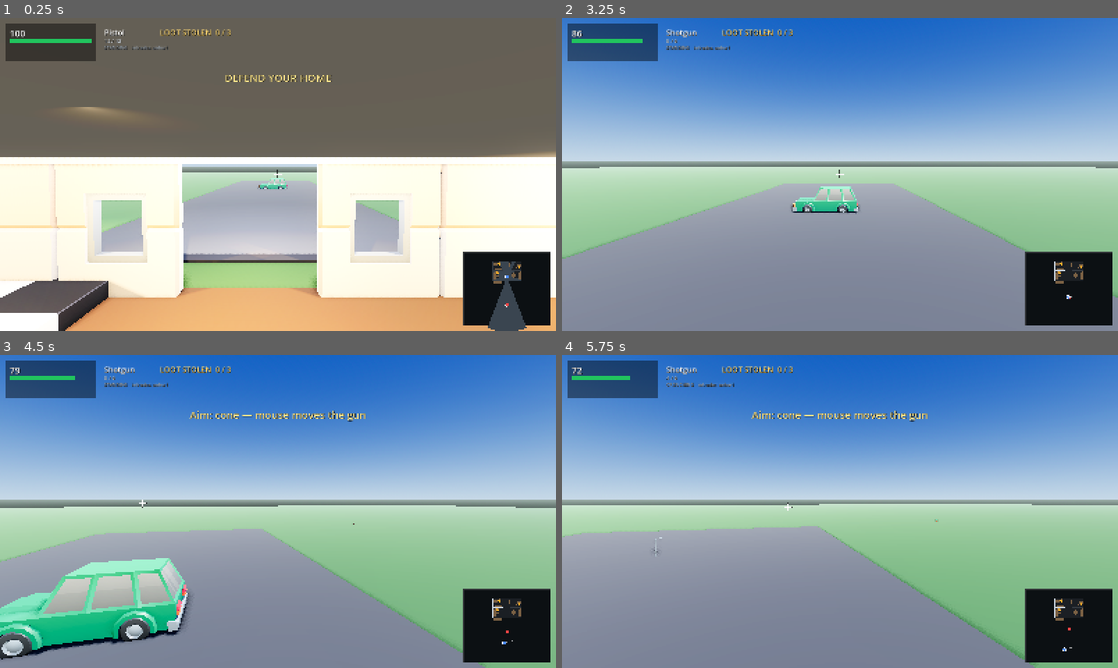
Above: before the commit, frames 1-4 (two rows, left to right).
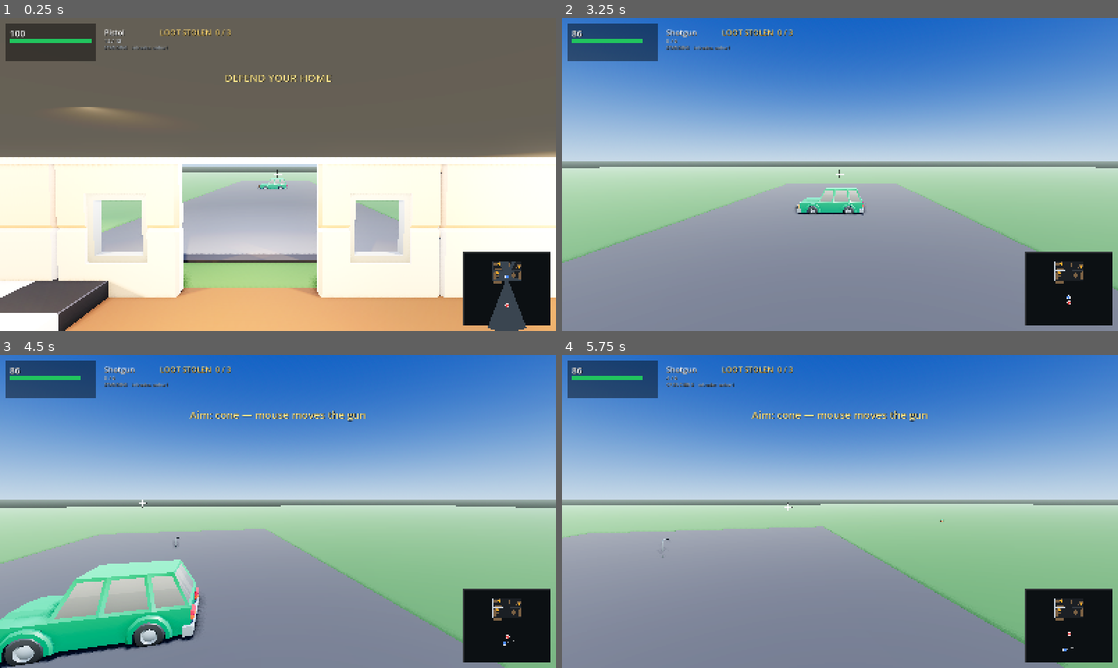
Above: after the commit, the same moments.

Repository: richardbrandel/home-invasion-godot
Game: Godot game, scene res://scenes/main.tscn
Same seed, same stepped clock (60 frames per second), same inputs: the game is played once before the commit and once after it.
Inputs (mouse positions are in pixels of both pictures, inside the frame that each line leads up to):
- Up to frame 1 (0.25 s): no input
- Up to frame 2 (3.25 s): tap Enter at 0.5, 0.6 s; move the mouse to (867, 174) at 0.52 s; hold W from 0.53 s (still down); click (867, 174) at 0.67 s; move the mouse to (812, 174) at 1.27 s; tap 1 at 1.35 s; move the mouse to (851, 168) at 2.02 s; tap 2 at 2.1 s; move the mouse to (834, 180) at 2.77 s; tap R at 2.85 s; click (834, 180) at 2.92 s
- Up to frame 3 (4.5 s): keep holding W; move the mouse to (316, 514) at 3.52 s; tap T at 3.6 s; move the mouse to (233, 508) at 4.27 s; tap C at 4.35 s
- Up to frame 4 (5.75 s): keep holding W; move the mouse to (845, 511) at 5.02 s; hold Ctrl from 5.03 s (still down); click (845, 511) at 5.17 s

The runs differ from the first frame. In frame 1, less than 0.1% of the frame differs, in the area x 91-92%, y 91-93%; in frame 2, 1.3%; in frame 3, 7.0%, in the area x 0-93%, y 4-100%; in frame 4, 1.6%.

Commit message:
Give the intruder a field of view, a turn rate, and a load to carry
ROADMAP behaviour batch. Four small sim changes, and the regression the fourth one caused.

- Sim.thief_sees(): a THIEF_FOV_DEG (200 degrees) bearing test on top of line of sight.
  He used to spot a player standing at his back and shoot him. Deliberately a SEPARATE
  function from can_see(), because the minimap uses can_see() to decide whether the
  homeowner can see him — a field of view there would blind the player to a man standing
  behind his own back.
- A finite THIEF_TURN_RATE (4.5 rad/s) with a speed penalty while still swinging into a
  new heading. Snapping the facing in one frame was the clearest robotic tell left.
- CARRY_SPEED: his pace now scales with what he is carrying (TV 0.70, safe 0.50, laptop
  0.92). The speed_scale hook has existed unused since the beginning, so a home safe and
  a laptop travelled at exactly the same 1.3 m/s.
- The `think` field is finally read. It has been sitting in create_thief() unused from the
  start; it now holds him at the threshold for two seconds before he commits.

THE REGRESSION, and the invariant it exposed: slowing him broke the stuck detector.
Its threshold was a fixed fraction of THIEF_SPEED, so the carry and turn penalties put
his per-frame travel below it and it fired on every frame of the delivery leg — he
CLEARED ALL THREE ITEMS AND DELIVERED NONE, 137 re-routes, and the doorway scenario
stalled outright. The start-up dwell did the same by holding him still. The test now
compares against the step he was actually trying to take (thief["step"]) and only when
that is non-zero. Any future speed modifier — wounds, fear, a heavier load — has to keep
this in mind, so it is written into the invariants.

tools/mixamo-fetch.py gains a `clip` subcommand: fetch ONE animation skin-free instead of
re-downloading the 48-108 MB character mesh that the bulk `fetch` pulls for the first clip
of every run.

41 sim tests, 38 actor tests, heist probe 7/7, wallshot probe 0 violations.

Diff:
--- a/scripts/game.gd
+++ b/scripts/game.gd
@@ -805,7 +805,7 @@
 	thief_hitbox.position = Vector3(tp.x, 0, tp.y)
 
 	var sees: bool = thief["alive"] and playing \
-		and Sim.can_see(tp, player["pos"], Sim.THIEF_SIGHT)
+		and Sim.thief_sees(tp, float(thief["yaw"]), player["pos"])
 
 	# His pistol is out only while his hands are free — which is precisely when the
 	# sim lets him fire. Prop and rule agree, so a holstered gun never shoots and a
--- a/scripts/sim.gd
+++ b/scripts/sim.gd
@@ -119,6 +119,16 @@
 const THIEF_HEALTH := 100
 const THIEF_DAMAGE := 7
 const THIEF_SIGHT := 26.0
+## Roughly 200 degrees of awareness, and no reliable sense of what is directly behind
+## him. Without this he spotted a player standing at his back and shot him instantly.
+const THIEF_FOV_DEG := 200.0
+## Radians per second he can turn. A person takes roughly 0.4-0.7 s to come about, and
+## snapping the facing in a single frame was the clearest "this is a prop" tell left in
+## the model.
+const THIEF_TURN_RATE := 4.5
+## How much of his pace he keeps while carrying each item. A home safe is a two-person
+## job in reality and a laptop is one hand; both used to travel at exactly 1.3 m/s.
+const CARRY_SPEED := {"TV": 0.70, "Safe": 0.50, "Laptop": 0.92}
 const THIEF_FIRE_HUNTING := 1.35
 const THIEF_MAG := 8
 const THIEF_RELOAD := 1.5
@@ -253,6 +263,19 @@
 	if a.distance_to(b) > max_range:
 		return false
 	return not los_blocked(a, b)
+
+
+## What the intruder can actually perceive.
+##
+## Deliberately NOT folded into can_see(): the minimap uses can_see() to decide whether
+## the HOMEOWNER can see him, and a field of view there would blind the player to a man
+## standing behind his own back. Human awareness is roughly 200 degrees with no reliable
+## rear detection, so this is the intruder's test only.
+static func thief_sees(tp: Vector2, t_yaw: float, ppos: Vector2) -> bool:
+	if not can_see(tp, ppos, THIEF_SIGHT):
+		return false
+	var bearing := (ppos - tp).angle()
+	return absf(wrapf(bearing - t_yaw, -PI, PI)) <= deg_to_rad(THIEF_FOV_DEG * 0.5)
 
 ## Visibility polygon from a point: a ray at every solid corner (with a small
 ## epsilon either side so corners come out crisp) plus a coarse ring.
@@ -495,9 +518,21 @@
 				thief["target"] = ""
 
 	# ---- move
+	#
+	# The dwell this model always carried and nothing ever read. An intruder stops at the
+	# threshold and listens before committing; without it he starts walking on the first
+	# frame of the round, which is the difference between a person and a cursor.
+	if float(thief["think"]) > 0.0:
+		thief["think"] = maxf(0.0, float(thief["think"]) - dt)
+
+	# Carrying costs pace. The hook below has always existed and nothing ever wrote it,
+	# so a safe and a laptop were hauled at the same speed.
+	thief["speed_scale"] = float(CARRY_SPEED.get(String(thief["carry"]), 1.0))
+
 	var route: Array = thief["route"]
 	var speed_scale: float = thief.get("speed_scale", 1.0)
-	while not route.is_empty():
+	thief["step"] = 0.0
+	while not route.is_empty() and float(thief["think"]) <= 0.0:
 		var wp: Vector2 = route[0]
 		# The homeowner can stand exactly ON a waypoint, and the two bodies then can
 		# never get nearer than the sum of their radii — so the intruder would orbit
@@ -511,10 +546,16 @@
 			continue
 		var a := (wp - tpos).angle()
 		a = steer_around(a, tpos, ppos)
-		tpos += Vector2(cos(a), sin(a)) * THIEF_SPEED * speed_scale * dt
+		# Come about at a finite rate instead of snapping, and lose pace while still
+		# turning into the new heading — a person does not walk at full speed sideways.
+		var diff := wrapf(a - float(thief["yaw"]), -PI, PI)
+		thief["yaw"] = wrapf(float(thief["yaw"])
+			+ clampf(diff, -THIEF_TURN_RATE * dt, THIEF_TURN_RATE * dt), -PI, PI)
+		var align := clampf(1.0 - absf(diff) / PI, 0.55, 1.0)
+		thief["step"] = THIEF_SPEED * speed_scale * align * dt
+		tpos += Vector2(cos(a), sin(a)) * thief["step"]
 		tpos = resolve_circle(tpos, THIEF_RADIUS)
 		tpos = clamp_to_world(tpos, THIEF_RADIUS)
-		thief["yaw"] = a
 		break
 
 	# ---- solid bodies: neither may stand inside the other. Applied here, once
@@ -526,8 +567,15 @@
 	thief["pos"] = tpos
 
 	# ---- stuck detection: re-route rather than stand still forever
+	#
+	# Measured against what he was actually trying to do this frame, not against
+	# THIEF_SPEED. He legitimately covers less ground with a safe in his arms and mid-turn,
+	# and while dwelling at the threshold he does not move at all — a fixed threshold read
+	# every one of those as being stuck and re-routed him forever. That cost him the whole
+	# delivery leg: he cleared all three items and delivered none.
 	var moved := tpos.distance_to(thief["prev"])
-	if moved < THIEF_SPEED * dt * 0.25:
+	var want := float(thief.get("step", 0.0))
+	if want > 0.0 and moved < maxf(want * 0.25, 0.0008):
 		thief["stuck_t"] += dt
 	else:
 		thief["stuck_t"] = 0.0
@@ -548,7 +596,7 @@
 	# ---- aim, then shoot. Sight is recomputed AFTER moving: the thief can step behind
 	# cover during this same step, and firing through a wall would be a bug.
 	var can: bool = player["alive"] and \
-		tpos.distance_to(ppos) < THIEF_SIGHT and not los_blocked(tpos, ppos)
+		thief_sees(tpos, float(thief["yaw"]), ppos)
 	if can:
 		thief["aim"] = minf(thief["aim"] + dt, THIEF_AIM_TIME)
 	else:
Not shown, changed: tools/mixamo-fetch.py
